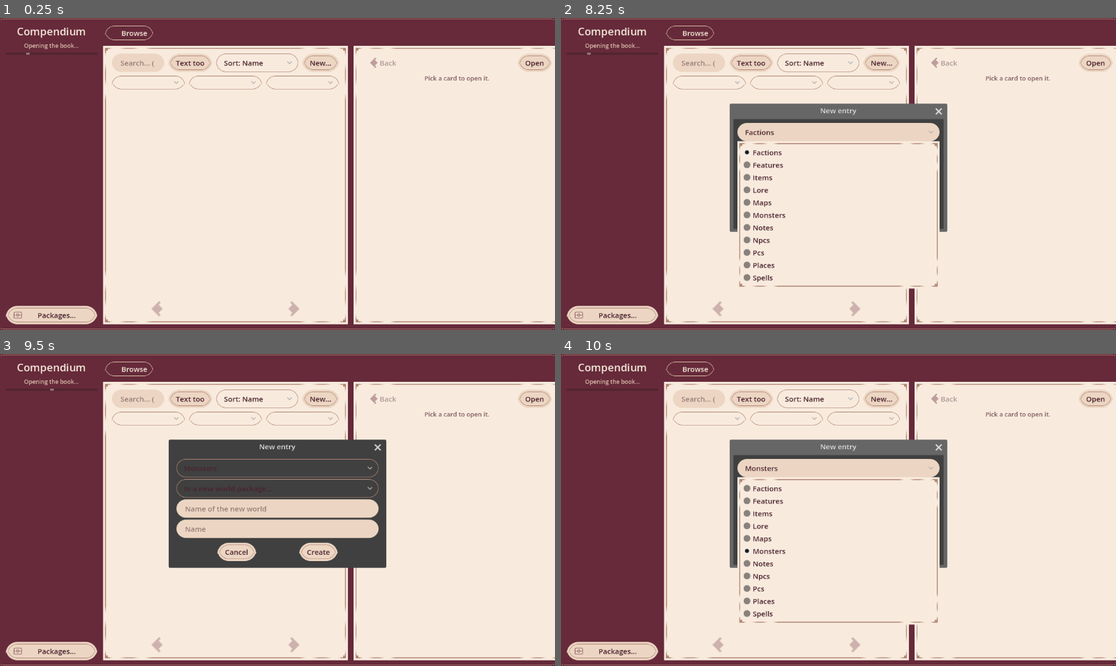
Above: before the commit, frames 1-4 (two rows, left to right).
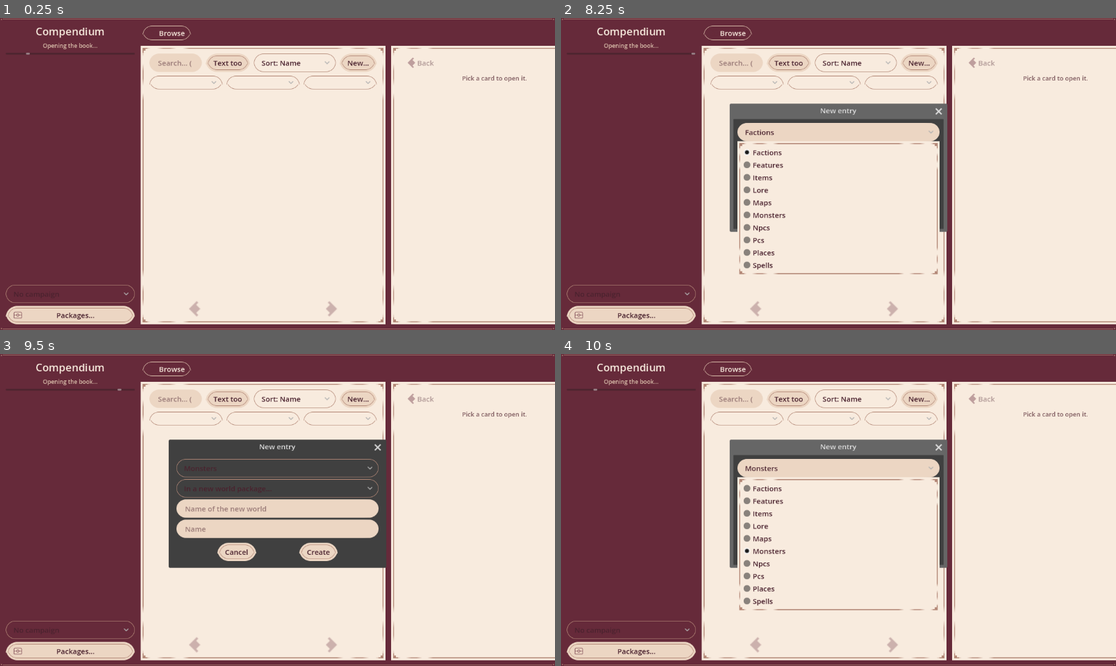
Above: after the commit, the same moments.

Repository: Flamethingy/dragoon
Game: Godot game, scene res://scenes/compendium/compendium.tscn
Two runs of this game, one before a commit and one after it. Both use one fixed random seed, a clock stepped at 60 frames per second and the inputs below. The project has no main scene, so this scene is started directly.
Inputs (mouse positions are in pixels of both pictures, inside the frame that each line leads up to):
- Up to frame 1 (0.25 s): no input
- Up to frame 2 (8.25 s): click (633, 292) at 0.5 s, where only the run after the commit has a clickable "No campaign"; click "New..." at 1.25 s; click "In a new world package..." at 2 s; click "In a new world package..." at 2.75 s; click "New..." at 3.5 s; click "Packages..." at 4.25 s; click "Browse" at 5 s; click "Text too" at 5.75 s; click "Sort: Name" at 6.5 s; click "Open" (after the commit: "Text too") at 7.25 s; click "Factions" at 8 s
- Up to frame 3 (9.5 s): click "Create" at 8.75 s
- Up to frame 4 (10 s): click "Monsters" at 9.5 s

The runs differ from the first frame. In frame 1, 12% of the frame differs, in the area x 1-100%, y 2-99%; in frame 2, 12%; in frame 3, 11%; in frame 4, 12%.

Commit message:
TASK-6: unified index over campaign, world and core
PackageDB loads a campaign next to the packages, marks layers and resolves
names and refs campaign > world > core. The compendium gets a campaign
picker and its event log; the DM opens it from the table.

Co-Authored-By: Claude Opus 5.5 <noreply@anthropic.com>

Diff:
--- a/scripts/compendium/compendium.gd
+++ b/scripts/compendium/compendium.gd
@@ -15,6 +15,7 @@
 ## Packages load on a worker thread (PackageDB), so the window stays responsive.
 
 signal tabs_restored  ## the saved tabs are open again (after loading)
+signal close_requested  ## the Close button (when shown over the table)
 
 const SEARCH_DELAY := 0.15
 const GRID_GAP := 14
@@ -28,6 +29,13 @@
 var tabs_file := "user://compendium_tabs.json"
 ## The packages folder ("" = PackageDB.default_root()).
 var packages_root := ""
+## The campaign whose entries are in the book too (TASK-6); "" = none. Standalone the
+## cover has a picker (remembered in tabs_file); the table sets it to its campaign.
+var campaign_dir := ""
+## Shown over the table: a Close button and no campaign picker.
+var closable := false
+var _campaign_pick: OptionButton
+var _campaigns: PackedStringArray = []
 
 var _status: Label
 var _progress: ProgressBar
@@ -89,6 +97,13 @@
 	StatBlock.db = db
 	_build()
 	db.loaded.connect(_on_loaded)
+	if campaign_dir == "" and not closable and tabs_file != "" and FileAccess.file_exists(tabs_file):
+		var state: Variant = JSON.parse_string(FileAccess.get_file_as_string(tabs_file))
+		if state is Dictionary and Campaign.is_campaign(str(state.get("campaign", ""))):
+			campaign_dir = str(state.campaign)
+	_fill_campaigns()
+	db.campaign_dir = campaign_dir
+	_open_campaign_log()
 	db.load_async(packages_root)
 
 
@@ -132,6 +147,16 @@
 	_tabs.size_flags_horizontal = Control.SIZE_EXPAND_FILL
 	_tabs.add_theme_constant_override("separation", 6)
 	tabs_scroll.add_child(_tabs)
+	_campaign_pick = OptionButton.new()
+	_campaign_pick.tooltip_text = "A campaign whose entries are in the book too (they win over world and core)"
+	_campaign_pick.clip_text = true
+	_campaign_pick.item_selected.connect(func(i: int) -> void: set_campaign(_campaigns[i]))
+	side.add_child(_campaign_pick)
+	if closable:
+		var close := Button.new()
+		close.text = "Back to the table"
+		close.pressed.connect(func() -> void: close_requested.emit())
+		side.add_child(close)
 	var manage := Button.new()
 	manage.text = "Packages..."
 	manage.tooltip_text = "Import, export, switch on/off or remove source packages"
@@ -1013,7 +1038,7 @@
 	var list := []
 	for key in tab_keys():
 		list.append({"key": key, "scroll": _open_views[key].scroll_vertical})
-	return {"tabs": list, "current": current_tab_key(), "back_closes_tab": back_closes_tab}
+	return {"tabs": list, "current": current_tab_key(), "back_closes_tab": back_closes_tab, "campaign": campaign_dir}
 
 
 func _save_tabs() -> void:
@@ -1057,6 +1082,42 @@
 	tabs_restored.emit()
 
 
+# --- Campaign (TASK-6) ---------------------------------------------------------------------
+
+func _fill_campaigns() -> void:
+	_campaigns = PackedStringArray([""])
+	var root := Campaign.default_root()
+	for d in DirAccess.get_directories_at(root):
+		if Campaign.is_campaign(root.path_join(d)):
+			_campaigns.append(root.path_join(d))
+	if campaign_dir != "" and campaign_dir not in _campaigns:
+		_campaigns.append(campaign_dir)
+	_campaign_pick.clear()
+	for c in _campaigns:
+		_campaign_pick.add_item("No campaign" if c == "" else "Campaign: " + str(Campaign.new(c, null).info.get("name", c.get_file())))
+	_campaign_pick.selected = _campaigns.find(campaign_dir)
+	_campaign_pick.visible = not closable
+
+
+## Shows another campaign's entries (or none) together with the packages.
+func set_campaign(path: String) -> void:
+	if path == campaign_dir and db.is_loaded:
+		return
+	campaign_dir = path
+	db.campaign_dir = path
+	if not closable:
+		event_log = null
+	_open_campaign_log()
+	_save_tabs()
+	_reload()
+
+
+## Standalone, the campaign's own log, so edits during a running session become events.
+func _open_campaign_log() -> void:
+	if event_log == null and campaign_dir != "" and FileAccess.file_exists(campaign_dir.path_join("events.jsonl")):
+		event_log = EventLog.open(campaign_dir.path_join("events.jsonl"))
+
+
 # --- Editing (TASK-21) -------------------------------------------------------------------
 
 ## Accounts for "Visible for" and the frame colors: the players of all campaigns in
@@ -1170,6 +1231,7 @@
 	box.custom_minimum_size = Vector2(420, 0)
 	dialog.add_child(box)
 	var kinds := PackedStringArray(Schema.KINDS.keys())
+	kinds.remove_at(kinds.find("notes"))
 	for k in db.kinds():
 		if k not in kinds:
 			kinds.append(k)
@@ -1182,7 +1244,7 @@
 	var targets := writable_stores()
 	var target_pick := OptionButton.new()
 	for t: EntryStore in targets:
-		target_pick.add_item("In %s" % t.name)
+		target_pick.add_item("In %s (%s)" % [t.name, t.layer])
 	target_pick.add_item("In a new world package...")
 	box.add_child(target_pick)
 	var world_name := LineEdit.new()
--- a/scripts/compendium/entry_editor.gd
+++ b/scripts/compendium/entry_editor.gd
@@ -264,7 +264,7 @@
 		var out := {}
 		for n: String in names:
 			var v: float = boxes[n].value
-			if keep_all or v != 0.0:
+			if keep_all or v != 0.0 or d.has(n):
 				out[n] = int(v) if v == floorf(v) else v
 		return out
 	return row
--- a/scripts/compendium/package_db.gd
+++ b/scripts/compendium/package_db.gd
@@ -4,6 +4,9 @@
 ## thread so the UI keeps running. Every entry gets a few bookkeeping keys:
 ## `_kind`, `_package` (id), `_package_name`, `_dir` (package folder, for images) and
 ## `_key` (lower-case name, for search and wikilinks).
+## Unified index (TASK-6): with `campaign_dir` set, the campaign's entries are loaded too, and
+## every entry gets `_layer` (campaign, world or core). Names and refs resolve campaign ->
+## world (the campaign's own world first) -> core, so a campaign copy hides the original.
 
 signal loaded
 
@@ -18,6 +21,12 @@
 const FEATURE_LISTS := ["traits", "actions", "bonus_actions", "reactions", "legendary_actions"]
 
 var root := ""
+## A campaign folder to include ("" = packages only).
+var campaign_dir := ""
+var campaign_world := ""  ## the campaign's world package id (campaign.json `world`)
+## Kinds of a campaign folder that aren't entries for the book.
+const CAMPAIGN_SKIP := ["campaign", "notes", "table"]
+const LAYERS := ["campaign", "world", "core"]
 var packages: Array[Dictionary] = []  ## manifests, sorted by name
 var entries := {}  ## kind -> Array[Dictionary], sorted by name
 var errors: PackedStringArray = []
@@ -77,12 +86,40 @@
 				if not list is Array:
 					continue
 				var bucket: Array = found.get_or_add(kind, [])
+				var layer := "world" if str(manifest.get("kind", "")) == "world" else "core"
+				manifest["_layer"] = layer
 				for e: Variant in list:
 					if e is Dictionary:
 						e["_kind"] = kind
 						e["_package"] = str(manifest.get("id", id))
 						e["_package_name"] = str(manifest.get("name", id))
 						e["_dir"] = folder
+						e["_layer"] = layer
+						e["_key"] = str(e.get("name", "")).to_lower()
+						bucket.append(e)
+	var world := ""
+	if campaign_dir != "" and FileAccess.file_exists(campaign_dir.path_join("campaign.json")):
+		var info: Variant = _read_json(campaign_dir.path_join("campaign.json"), problems)
+		if info is Dictionary:
+			world = str(info.get("world", ""))
+			var cid := str(info.get("id", campaign_dir.get_file()))
+			var m := {"id": cid, "name": str(info.get("name", cid)), "kind": "campaign", "_dir": campaign_dir, "_layer": "campaign"}
+			found_packages.append(m)
+			for file in DirAccess.get_files_at(campaign_dir):
+				if not file.ends_with(".json") or file.get_basename() in CAMPAIGN_SKIP:
+					continue
+				var kind := file.get_basename()
+				var list: Variant = _read_json(campaign_dir.path_join(file), problems)
+				if not list is Array:
+					continue
+				var bucket: Array = found.get_or_add(kind, [])
+				for e: Variant in list:
+					if e is Dictionary and e.has("name"):
+						e["_kind"] = kind
+						e["_package"] = cid
+						e["_package_name"] = m.name
+						e["_dir"] = campaign_dir
+						e["_layer"] = "campaign"
 						e["_key"] = str(e.get("name", "")).to_lower()
 						bucket.append(e)
 	var by_name_key := func(a: Dictionary, b: Dictionary) -> bool: return a["_key"] < b["_key"]
@@ -98,6 +135,7 @@
 			ids["%s/%s/%s" % [e["_package"], kind, e.get("id", "")]] = e
 	# Hand over in one go (the main thread only reads after `loaded`).
 	packages = found_packages
+	campaign_world = world
 	entries = found
 	_by_name = names
 	_by_id = ids
@@ -160,8 +198,41 @@
 			rank = LINK_PRIORITY.size()
 		if e["_package"] != prefer_package:
 			rank += 100
+		rank += layer_rank(e) * 1000
 		if rank < best_rank:
 			best_rank = rank
+			best = e
+	return best
+
+
+## 0 campaign, 1 the campaign's world, 2 other worlds, 3 core.
+func layer_rank(e: Dictionary) -> int:
+	match str(e.get("_layer", "core")):
+		"campaign":
+			return 0
+		"world":
+			return 1 if e.get("_package") == campaign_world else 2
+	return 3
+
+
+## A ref (data-layout.md): "kind/id" searches campaign -> world -> core; "world:kind/id" and
+## "core:<package>/kind/id" skip the search. {} if nothing matches.
+func resolve_ref(ref: String) -> Dictionary:
+	if ref.begins_with("core:"):
+		var parts := ref.substr(5).split("/")
+		return get_entry(parts[0], parts[1], parts[2]) if parts.size() == 3 else {}
+	var layer_only := ""
+	var plain := ref
+	if ref.begins_with("world:"):
+		layer_only = "world"
+		plain = ref.substr(6)
+	var kind := plain.get_slice("/", 0)
+	var id := plain.get_slice("/", 1)
+	var best := {}
+	for e: Dictionary in entries.get(kind, []):
+		if str(e.get("id", "")) != id or (layer_only != "" and e.get("_layer") != layer_only):
+			continue
+		if best.is_empty() or layer_rank(e) < layer_rank(best):
 			best = e
 	return best
 
@@ -210,6 +281,7 @@
 	e["_package"] = store.id
 	e["_package_name"] = store.name
 	e["_dir"] = store.folder
+	e["_layer"] = "campaign" if store.layer == EntryStore.CAMPAIGN else "world" if store.layer == EntryStore.WORLD else "core"
 	e["_key"] = str(e.get("name", "")).to_lower()
 	var list: Array = entries.get_or_add(kind, [])
 	var at := list.bsearch_custom(e, func(a: Dictionary, b: Dictionary) -> bool: return a["_key"] < b["_key"])
--- a/scripts/net/table_ui.gd
+++ b/scripts/net/table_ui.gd
@@ -23,6 +23,8 @@
 var _maps: OptionButton
 var _who: Label
 var _color: ColorPickerButton
+var _book_button: Button
+var _book: Compendium
 
 var _notes_panel: PanelContainer
 var _notes_title: Label
@@ -59,6 +61,7 @@
 	_notes_panel.visible = online
 	_next_session.visible = dm
 	_maps.visible = dm
+	_book_button.visible = dm
 	var picking := online and not dm and table.my_pc == "" and not table.pc_choices.is_empty()
 	_picker.visible = picking
 	if picking:
@@ -254,6 +257,11 @@
 	_maps.tooltip_text = "Show another map to everyone"
 	_maps.item_selected.connect(func(i: int) -> void: table.show_map_to_all(str(_maps.get_item_metadata(i))))
 	row.add_child(_maps)
+	_book_button = Button.new()
+	_book_button.text = "Compendium"
+	_book_button.tooltip_text = "Core, world and this campaign's entries; edit them (session edits become events)"
+	_book_button.pressed.connect(open_compendium)
+	row.add_child(_book_button)
 	_color = ColorPickerButton.new()
 	_color.custom_minimum_size = Vector2(36, 28)
 	_color.edit_alpha = false
@@ -264,6 +272,20 @@
 	_status.custom_minimum_size = Vector2(320, 0)
 	_status.theme_type_variation = UISkin.V_MUTED
 	row.add_child(_status)
+
+
+## DM: the compendium over the table, with this campaign's entries and event log (TASK-6).
+func open_compendium() -> Compendium:
+	if _book != null:
+		_book.show()
+		return _book
+	_book = Compendium.new()
+	_book.closable = true
+	_book.campaign_dir = table.campaign_dir
+	_book.event_log = table.event_log
+	_book.close_requested.connect(func() -> void: _book.hide())
+	_bar.get_parent().add_child(_book)
+	return _book
 
 
 # --- Session notes ------------------------------------------------------------------------
--- /dev/null
+++ b/tools/test_unified_index.gd
@@ -0,0 +1,107 @@
+extends SceneTree
+## Headless check of the unified index (TASK-6): campaign + world + core in one PackageDB with
+## priority campaign > world > core for names ([[wikilinks]]) and refs; load time with all
+## packages; the compendium showing campaign entries and editing them (session edits as events).
+## godot --headless --path . -s tools/test_unified_index.gd
+
+const DIR := "user://test_index"
+
+var _failed := 0
+
+
+func _init() -> void:
+	PackageManager._delete_tree(ProjectSettings.globalize_path(DIR))
+	var campaign := Campaign.install_example(ProjectSettings.globalize_path(DIR + "/campaign"))
+
+	# --- All 34 packages + the example campaign: load time -------------------------------------
+	var all := PackageDB.new()
+	all.campaign_dir = campaign
+	var t0 := Time.get_ticks_msec()
+	all.load_now()
+	var msec := Time.get_ticks_msec() - t0
+	print("unified index: %d entries from %d packages + campaign in %d ms" % [all.count(), all.packages.size() - 1, msec])
+	_check(msec < 2000, "loads in under 2 s, no cache needed (%d ms)" % msec)
+	_check(all.get_entry("red-fang", "monsters", "goblin-chief").get("_layer") == "campaign", "campaign entries are in the index")
+	_check(all.get_entry("5e-core-rules", "monsters", "goblin").get("_layer") == "core", "core entries are marked core")
+	_check(all.resolve("Dire Wolf").get("_layer") == "campaign", "[[Dire Wolf]]: the campaign copy wins over core")
+	_check(all.resolve("Goblin").get("_layer") == "core", "[[Goblin]]: only in core, found there")
+	_check(all.resolve_ref("monsters/dire-wolf").get("_package") == "red-fang", "ref monsters/dire-wolf -> campaign")
+	_check(all.resolve_ref("core:5e-core-rules/monsters/dire-wolf").get("_layer") == "core", "core: ref skips the campaign")
+	_check(not "notes" in all.kinds(), "campaign notes are not cards")
+	_check(all.packages.any(func(p: Dictionary) -> bool: return p.get("kind") == "campaign"), "the campaign is listed as a source")
+
+	# --- With the campaign's world package ------------------------------------------------------
+	var root := ProjectSettings.globalize_path(DIR + "/packages")
+	Campaign._copy_tree("res://examples/packages/westmarch", root.path_join("westmarch"))
+	var other := EntryStore.create_world(root, "Other World")
+	var other_mira := other.create("npcs", "Mira")
+	var db := PackageDB.new()
+	db.campaign_dir = campaign
+	db.load_now(root)
+	_check(db.campaign_world == "westmarch", "campaign world from campaign.json")
+	_check(db.resolve("Mira Hollowell").get("_layer") == "campaign", "[[Mira]]: campaign > world")
+	_check(db.resolve_ref("world:npcs/mira").get("_package") == "westmarch", "world: ref -> the campaign's world, not another")
+	_check(db.resolve_ref("places/westmarch").get("_layer") == "world", "only in the world: found there")
+	db.campaign_dir = ""
+	db.load_now(root)
+	_check(db.resolve("Mira Hollowell").get("_layer") == "world" and db.get_entry("red-fang", "npcs", "mira").is_empty(), "without a campaign: worlds and core only")
+	_check(other_mira.id == "mira", "(another world's Mira exists too)")
+
+	# --- Compendium with the campaign: cards, editor, session events ----------------------------
+	var screen := SubViewport.new()
+	screen.size = Vector2i(1600, 950)
+	root_window().add_child(screen)
+	var book := Compendium.new()
+	book.tabs_file = ""
+	book.packages_root = root
+	book.campaign_dir = campaign
+	screen.add_child(book)
+	await book.db.loaded
+	await process_frame
+	_check("pcs" in book.db.kinds() and book._tabs.get_children().any(func(b: Button) -> bool: return b.text.begins_with("Pcs")), "campaign kinds get bookmarks")
+	var stores: Array = book.writable_stores()
+	_check(stores.any(func(s: EntryStore) -> bool: return s.layer == "campaign"), "the campaign is a writable store")
+	_check(book.event_log != null, "standalone: the campaign's own event log")
+	_check(book.db.suggest("aria w").has("Aria Windrunner"), "[[ suggestions include campaign names")
+	var chief := book.db.get_entry("red-fang", "monsters", "goblin-chief")
+	var view := book.open_tab(chief)
+	var form := book.start_edit(view)
+	_check(form != null and not form.save_button.disabled, "campaign entry opens in the editor")
+	book.event_log.start_session(1)
+	(form.find_child("Field_hp", true, false) as SpinBox).value = 5
+	form.save()
+	var ev: Dictionary = book.event_log.events.back()
+	_check(ev.type == "sheet.changed" and ev.entity == "monsters/goblin-chief" and ev.data.path == "hp", "session edit -> sheet.changed (%s)" % ev)
+	book.event_log.end_session()
+
+	# The table's DM opens the compendium with the same log.
+	var table := NetTable.new()
+	table.name = "Table"
+	table.auto_ui = false
+	table.campaign_dir = campaign
+	root_window().add_child(table)
+	await process_frame
+	table.host(47790)
+	var ui := TableUI.new()
+	ui.table = table
+	root_window().add_child(ui)
+	await process_frame
+	var overlay := ui.open_compendium()
+	_check(overlay.event_log == table.event_log and overlay.campaign_dir == campaign and overlay.closable, "table: compendium with the table's log")
+	await overlay.db.loaded
+	overlay.close_requested.emit()
+	_check(not overlay.visible, "Back to the table hides it")
+	table.multiplayer.multiplayer_peer.close()
+
+	print("unified index: %s" % ("all good" if _failed == 0 else "%d failed" % _failed))
+	quit(1 if _failed > 0 else 0)
+
+
+func root_window() -> Window:
+	return get_root()
+
+
+func _check(ok: bool, what: String) -> void:
+	if not ok:
+		_failed += 1
+		printerr("FAIL: ", what)
Not shown, added: tools/test_unified_index.gd.uid
Not shown, changed: backlog/docs/progress.md
Not shown, changed: backlog/tasks/task-24 - Compendium-back-arrow-background-tabs-tab-context-menu.md
